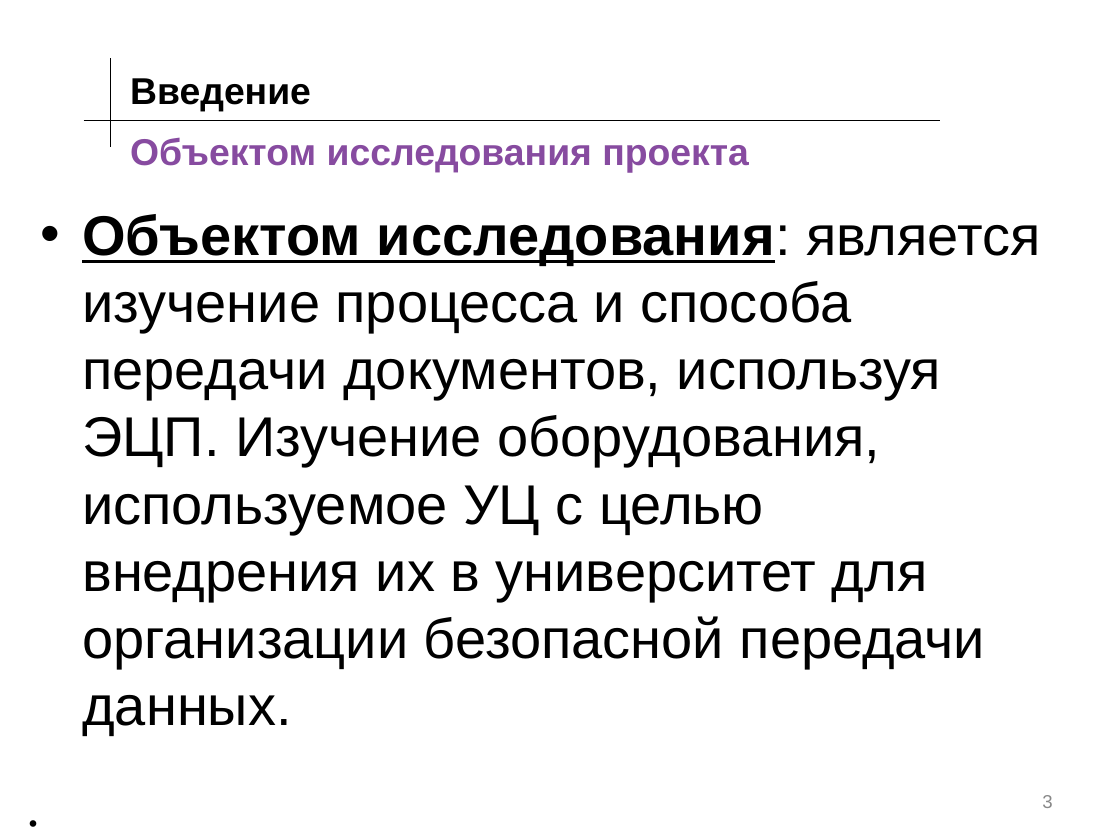
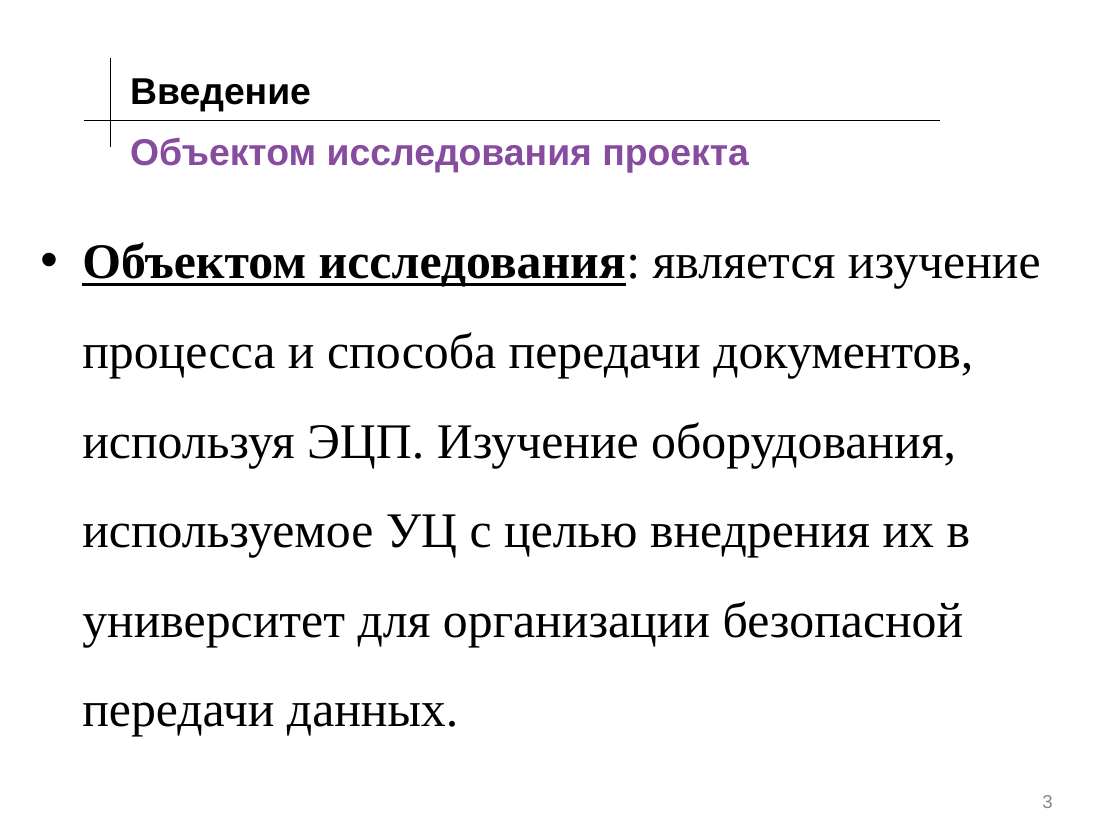
Before and after one commit to KnopaEl/Project, a slide deck: slide 3 of ПД(171-341).pptx. Drawn at 1120x840 pixels with LibreOffice and Linux fonts; fonts in the diff are those of the drawing; background and template pictures are left out. Boxes give left, top, right and bottom in pixels: in the first picture for what was removed or moved away, otherwise in the second. Text is boxed around its words. In the diff, an @@ line names an element or a change of style, - is before the commit and + after.

```diff
--- a/ПД(171-341).pptx
+++ b/ПД(171-341).pptx
@@ text at (82,242,1041,737): paragraph removed @@
-.
@@ text "Объектом исследования: является изучение процесса ..." at (82,242,1041,737): size 36 to 32 pt, font Arial to Times New Roman; line spacing 1 to 1.5 @@
```
Also in this commit, not shown: 16 other slides changed, 2 slides removed.
